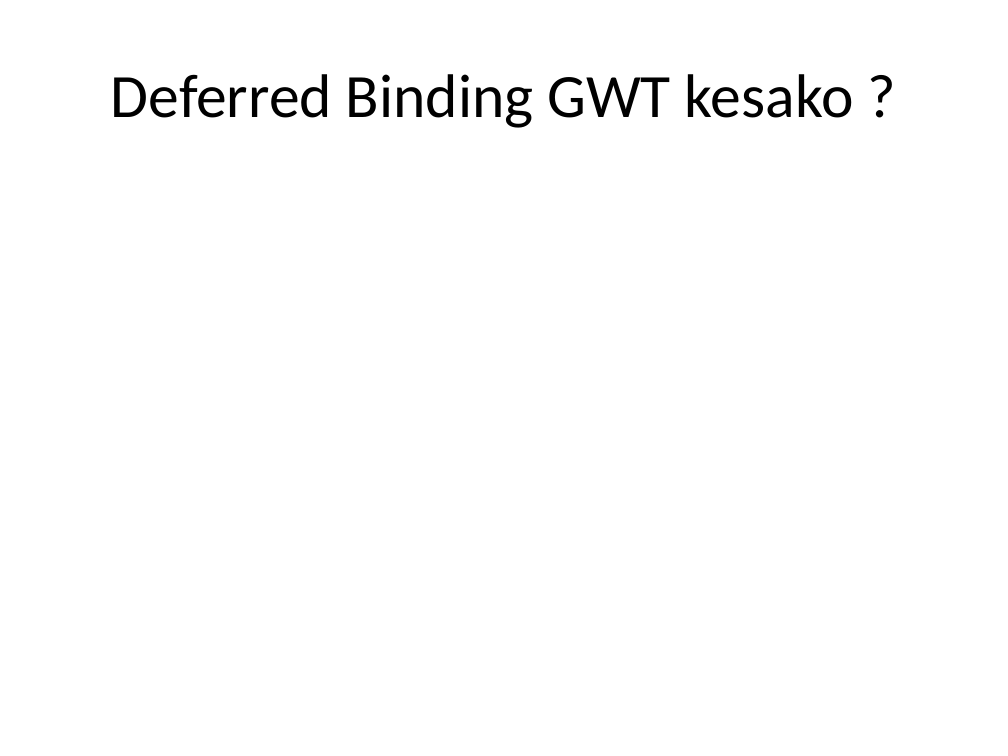
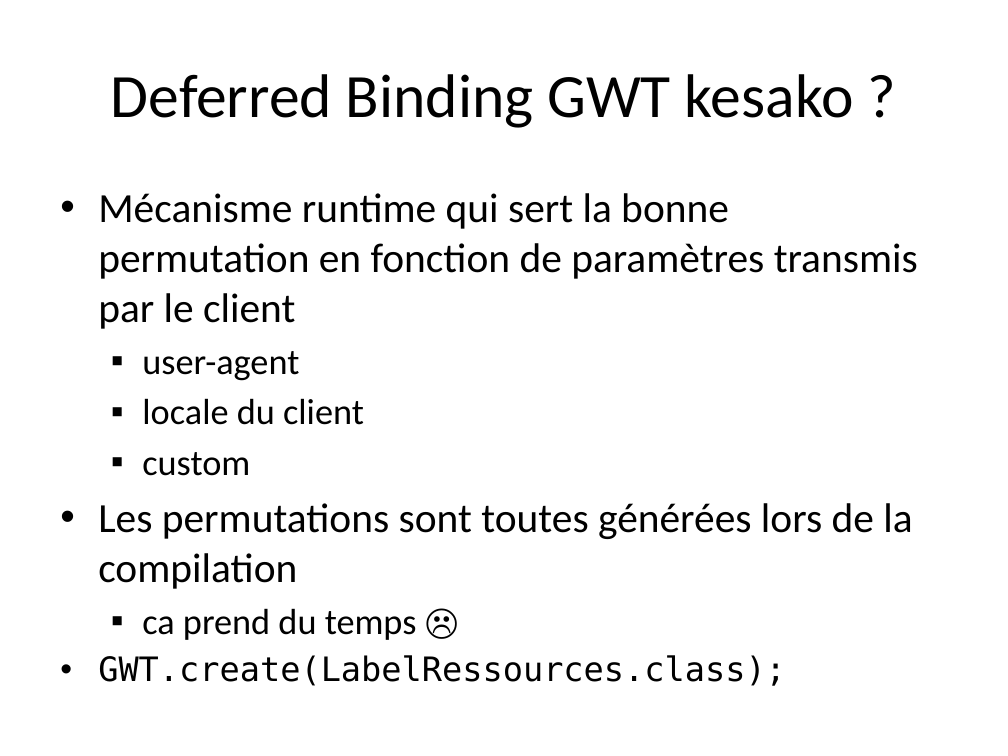
Before and after one commit to dbaeli/ez18n, a slide deck: slide 16 of ez18n-slides/ez18n_hands_on.pptx. Drawn at 1008x756 pixels with LibreOffice and Linux fonts; fonts in the diff are those of the drawing; background and template pictures are left out. Boxes give left, top, right and bottom in pixels: in the first picture for what was removed or moved away, otherwise in the second. Text is boxed around its words. In the diff, an @@ line names an element or a change of style, - is before the commit and + after.

```diff
--- a/ez18n-slides/ez18n_hands_on.pptx
+++ b/ez18n-slides/ez18n_hands_on.pptx
@@ text added at (x1=98, y1=193, x2=918, y2=686), 29.6 pt, text #000000 @@
+• Mécanisme runtime qui sert la bonne permutation en fonction de paramètres transmis par le client
+  ▪ user-agent
+  ▪ locale du client
+  ▪ custom
+• Les permutations sont toutes générées lors de la compilation
+  ▪ ca prend du temps ☹
+• GWT.create(LabelRessources.class);
```
Also in this commit, not shown: 7 other slides changed, 2 other files.
